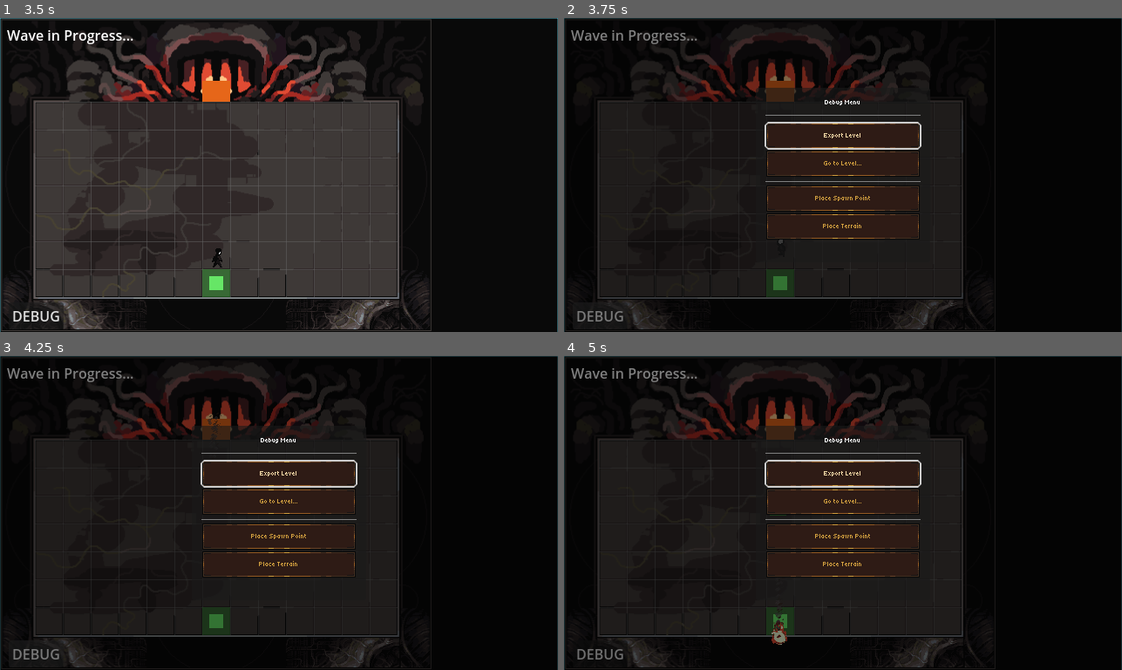
Above: before the commit, frames 1-4 (two rows, left to right).
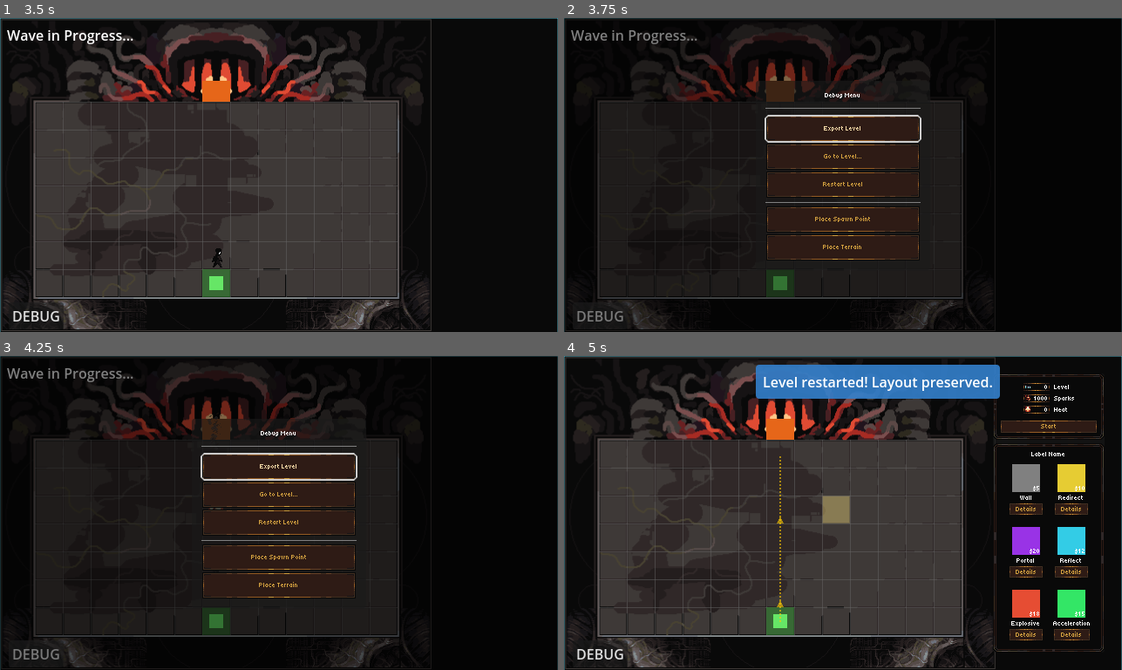
Above: after the commit, the same moments.

Repository: Arcane-Laboratory/Furnace
Game: Godot game, scene res://scenes/ui/title_screen.tscn
The game is run twice, just before and just after one commit, with the same random seed, the same clock (stepped at 60 frames per second) and the same inputs. Sound files missing from this copy of the repository are replaced by a short silence.
Inputs (mouse positions are in pixels of both pictures, inside the frame that each line leads up to):
- Up to frame 1 (3.5 s): tap Enter at 0.5 s; move the mouse to (401, 159) at 0.52 s; tap P at 0.6 s; click (401, 159) at 0.67 s; click "Start Game" at 1.25 s; click "Details" at 2 s; click "Start" at 2.75 s
- Up to frame 2 (3.75 s): click "DEBUG" at 3.5 s
- Up to frame 3 (4.25 s): no input
- Up to frame 4 (5 s): click (843, 522) at 4.25 s, where only the run after the commit has a clickable "Restart Level"

Frame 1 is identical in both runs. In frame 2, 3.5% of the frame differs, in the area x 34-65%, y 20-77%; in frame 3, 3.5%; in frame 4, 47%, in the area x 0-100%, y 0-100%.

Commit message:
Add debug terrain wall behavior and restart level feature
- Debug terrain now blocks enemy movement and destroys fireballs
- Debug terrain sets tile occupancy to WALL (non-player-placed)
- Added Restart Level button to debug menu
- Restart preserves current layout (player items and debug terrain)
- Restart resets game state, resources, enemies, and fireballs

Diff:
--- a/godot/scenes/ui/debug_modal.tscn
+++ b/godot/scenes/ui/debug_modal.tscn
@@ -76,6 +76,12 @@
 layout_mode = 2
 text = "Go to Level..."
 
+[node name="RestartLevelButton" type="Button" parent="Panel/MarginContainer/VBoxContainer/MainMenu"]
+unique_name_in_owner = true
+custom_minimum_size = Vector2(150, 28)
+layout_mode = 2
+text = "Restart Level"
+
 [node name="HSeparator2" type="HSeparator" parent="Panel/MarginContainer/VBoxContainer/MainMenu"]
 layout_mode = 2
 
--- a/godot/scripts/game/debug_mode_controller.gd
+++ b/godot/scripts/game/debug_mode_controller.gd
@@ -122,6 +122,7 @@
 	# Connect signals
 	debug_modal.export_level_requested.connect(_on_export_level_requested)
 	debug_modal.go_to_level_requested.connect(_on_go_to_level_requested)
+	debug_modal.restart_level_requested.connect(_on_restart_level_requested)
 	debug_modal.place_spawn_point_requested.connect(_on_place_spawn_point_requested)
 	debug_modal.place_terrain_requested.connect(_on_place_terrain_requested)
 
@@ -171,6 +172,47 @@
 	# Reset to build phase so player needs to click start again
 	GameManager.current_state = GameManager.GameState.BUILD_PHASE
 	SceneManager.reload_current_scene()
+
+
+## Handle restart level requested from debug modal
+func _on_restart_level_requested() -> void:
+	print("DebugModeController: Restarting level %d (maintaining layout)" % GameManager.current_level)
+
+	# Cancel any active debug placement mode
+	cancel_placement()
+
+	# Reset game state to build phase (this will also unpause if paused)
+	GameManager.set_state(GameManager.GameState.BUILD_PHASE)
+
+	# Reset resources to starting resources for this level
+	GameManager.reset_for_level(GameManager.current_level)
+
+	# Clear all enemies using EnemyManager
+	EnemyManager.clear_enemies()
+
+	# Also manually clear enemies container if available
+	if game_board:
+		var enemies_container := game_board.get_node_or_null("Enemies")
+		if enemies_container:
+			for child in enemies_container.get_children():
+				if is_instance_valid(child):
+					child.queue_free()
+
+	# Clear all fireballs
+	var fireballs := get_tree().get_nodes_in_group("fireball")
+	for fireball in fireballs:
+		if is_instance_valid(fireball):
+			fireball.queue_free()
+
+	# Also check the game board's fireball container
+	if game_board:
+		var fireball_container := game_board.get_node_or_null("Fireball")
+		if fireball_container:
+			for child in fireball_container.get_children():
+				if is_instance_valid(child):
+					child.queue_free()
+
+	show_info_requested.emit("Level restarted! Layout preserved.")
 
 
 ## Handle place spawn point requested from debug modal
@@ -240,8 +282,17 @@
 		show_error_requested.emit("Original terrain already here!")
 		return
 
+	# Check if tile is already occupied (by player-placed items or preset walls)
+	var tile := TileManager.get_tile(grid_pos)
+	if tile and tile.occupancy != TileBase.OccupancyType.EMPTY:
+		show_error_requested.emit("Tile already occupied!")
+		return
+
 	# Add the terrain tile
 	debug_terrain_tiles.append(grid_pos)
+
+	# Set tile occupancy to WALL (not player-placed, so it can't be sold)
+	TileManager.set_occupancy(grid_pos, TileBase.OccupancyType.WALL, null, false, "terrain")
 
 	# Create visual marker
 	_create_debug_terrain_marker(grid_pos)
@@ -297,6 +348,14 @@
 	# Remove from array
 	debug_terrain_tiles.erase(grid_pos)
 
+	# Clear tile occupancy (set back to EMPTY)
+	# Since we know this is debug terrain (it's in our array), we can safely clear it
+	var tile := TileManager.get_tile(grid_pos)
+	if tile and tile.occupancy == TileBase.OccupancyType.WALL and not tile.is_player_placed:
+		# Clear the occupancy - this will set it back to EMPTY
+		tile.clear_occupancy()
+		TileManager.occupancy_changed.emit(grid_pos)
+
 	# Remove visual marker
 	if game_board:
 		var marker := game_board.get_node_or_null("DebugTerrain_%d_%d" % [grid_pos.x, grid_pos.y])
--- a/godot/scripts/ui/debug_modal.gd
+++ b/godot/scripts/ui/debug_modal.gd
@@ -5,6 +5,7 @@
 
 signal export_level_requested
 signal go_to_level_requested(level_number: int)
+signal restart_level_requested
 signal place_spawn_point_requested
 signal place_terrain_requested
 
@@ -15,6 +16,7 @@
 @onready var level_list: VBoxContainer = $Panel/MarginContainer/VBoxContainer/LevelSubmenu/ScrollContainer/LevelList
 @onready var export_button: Button = $Panel/MarginContainer/VBoxContainer/MainMenu/ExportButton
 @onready var go_to_level_button: Button = $Panel/MarginContainer/VBoxContainer/MainMenu/GoToLevelButton
+@onready var restart_level_button: Button = $Panel/MarginContainer/VBoxContainer/MainMenu/RestartLevelButton
 @onready var place_spawn_button: Button = $Panel/MarginContainer/VBoxContainer/MainMenu/PlaceSpawnButton
 @onready var place_terrain_button: Button = $Panel/MarginContainer/VBoxContainer/MainMenu/PlaceTerrainButton
 @onready var back_button: Button = $Panel/MarginContainer/VBoxContainer/LevelSubmenu/BackButton
@@ -26,6 +28,7 @@
 	# Connect button signals
 	export_button.pressed.connect(_on_export_pressed)
 	go_to_level_button.pressed.connect(_on_go_to_level_pressed)
+	restart_level_button.pressed.connect(_on_restart_level_pressed)
 	place_spawn_button.pressed.connect(_on_place_spawn_pressed)
 	place_terrain_button.pressed.connect(_on_place_terrain_pressed)
 	back_button.pressed.connect(_on_back_pressed)
@@ -90,6 +93,11 @@
 	level_submenu.visible = true
 
 
+func _on_restart_level_pressed() -> void:
+	restart_level_requested.emit()
+	hide_modal()
+
+
 func _on_place_spawn_pressed() -> void:
 	place_spawn_point_requested.emit()
 	hide_modal()
